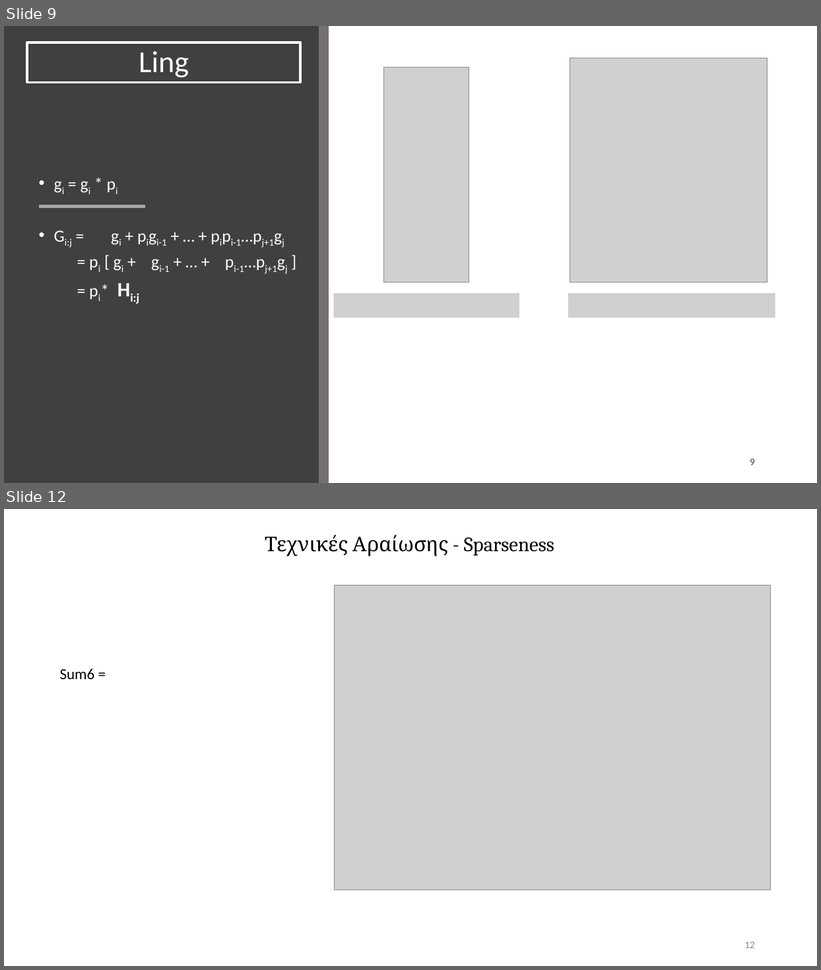
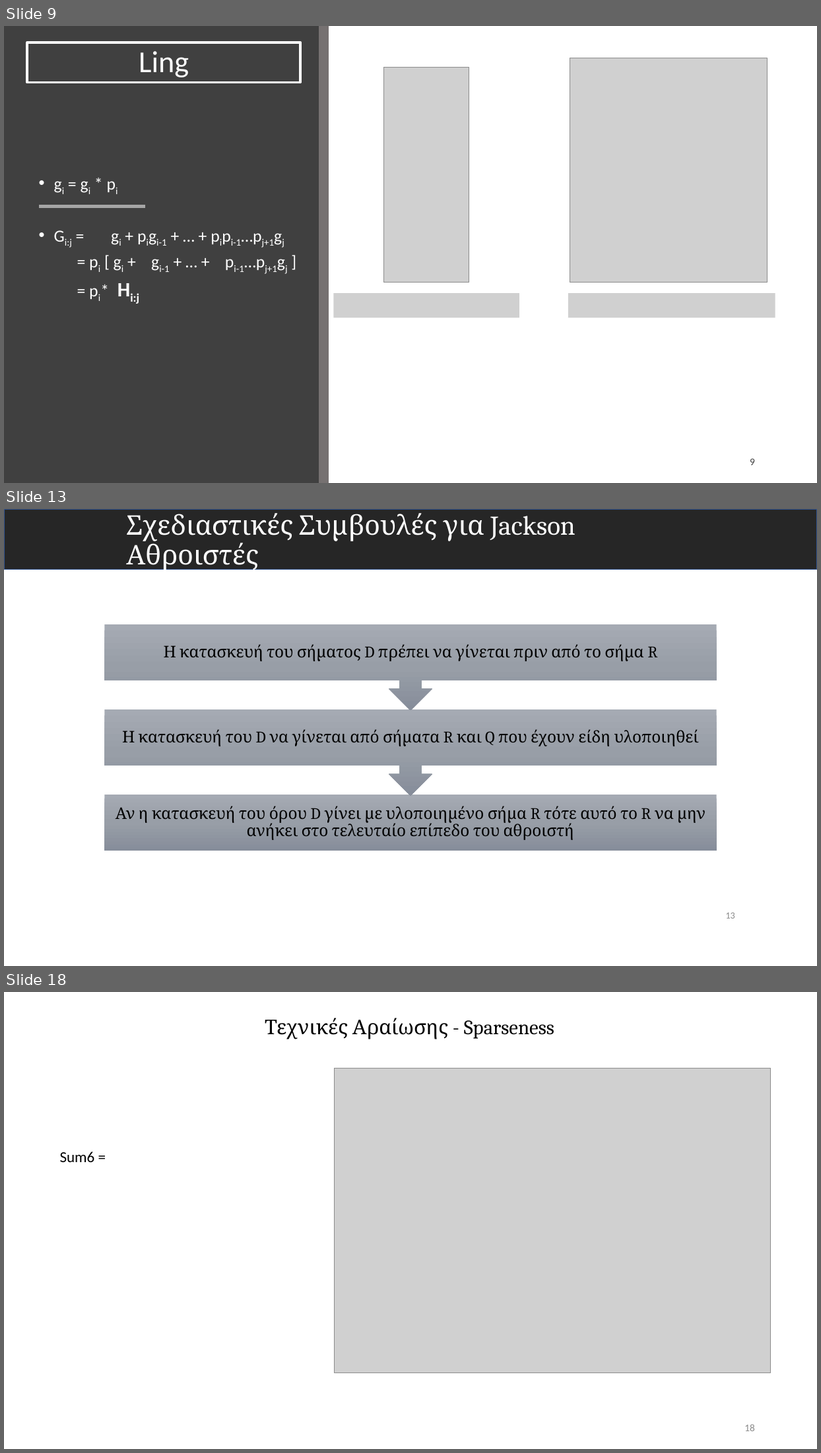
Before and after one commit to vassilas/THESIS_DOC, a slide deck: Presentation/Presentation.pptx. Shown one above the other, each under a label of ours: slides 9 and 12 before the commit, slides 9, 13 and 18 after it; the slides between them are not shown. The pictures are 821x970 and 821x1453 pixels, drawn with LibreOffice and Linux fonts; fonts in the diff are those of the drawing; grey boxes stand for pictures. Boxes give left, top, right and bottom in pixels: in the first picture for what was removed or moved away, otherwise in the second. Text is boxed around its words. In the diff, an @@ line names an element or a change of style, - is before the commit and + after.

Commit message:
Update Presentation

```diff
--- a/Presentation/Presentation.pptx
+++ b/Presentation/Presentation.pptx
@@ slide 13 added at (4,509,817,966), background #FFFFFF @@
@@ rectangle added at (4,509,817,569), fill #262626, outline #325491 1 pt @@
@@ text added at (126,513,576,572), 32 pt, text #FFFFFF @@
+Σχεδιαστικές Συμβουλές για Jackson Αθροιστές
@@ group added at (104,625,717,851): 3 texts, 2 up arrow callouts, 1 rectangle @@
+Αν η κατασκευή του όρου D γίνει με υλοποιημένο σήμα R τότε αυτό το R να μην ανήκει στο τελευταίο επίπεδο του αθροιστή
+Η κατασκευή του D να γίνεται από σήματα R και Q που έχουν είδη υλοποιηθεί
+Η κατασκευή του σήματος D πρέπει να γίνεται πριν από το σήμα R
@@ page number added at (679,906,752,927), 11.1 pt, text #8C8C8C @@
+13
@@ what was slide 12 is now slide 18 @@
@@ page number at (745,1424,755,1432): text changed @@
-12
+18
```
Also in this commit, not shown: 4 slides changed, 5 other slides added, 4 other files.
